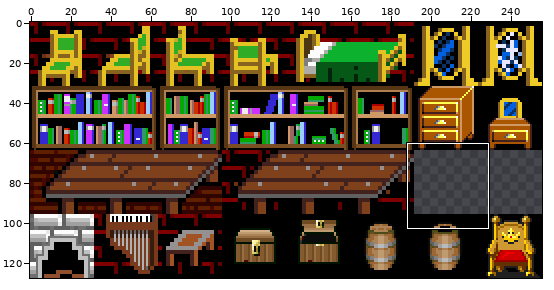
Two states of a sprite sheet, graphics/furniture.gif. The picture above shows the old version from afar; the outline marks the close-up.
Close-up. Before the commit:
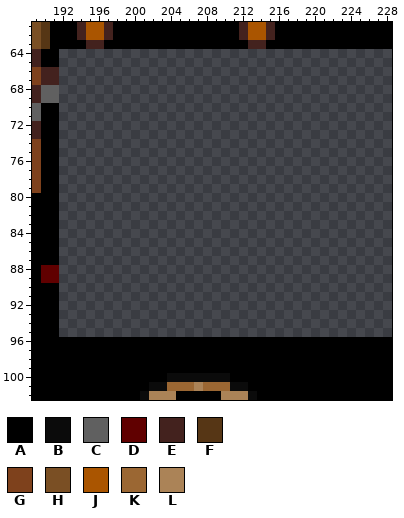
The file is 256x128 pixels. Colours within 5 levels of each other are drawn and written as one. Shown: x 189..228, y 61..102.
Palette (. is transparent): A #000000  B #0b0b0b  C #606060  D #600000  E #43221e  F #563615  G #7e411c  H #7a4f24  J #aa5500  K #9b6733  L #ab8357
Pixels before, first column x 189:
 61 HFAAAEJJEAAAAAAAAAAAAAAEJJEAAAAAAAAAAAAA
 62 HFAAAEJJEAAAAAAAAAAAAAAEJJEAAAAAAAAAAAAA
 63 HFAAAAEEAAAAAAAAAAAAAAAAEEAAAAAAAAAAAAAA
 64 EAA.....................................
 65 EAA.....................................
 66 GEE.....................................
 67 GEE.....................................
 68 ECC.....................................
 69 ECC.....................................
 70 CAA.....................................
 71 CAA.....................................
 72 EAA.....................................
 73 EAA.....................................
 74 GAA.....................................
 75 GAA.....................................
 76 GAA.....................................
 77 GAA.....................................
 78 GAA.....................................
 79 GAA.....................................
 80 AAA.....................................
 81 AAA.....................................
 82 AAA.....................................
 83 AAA.....................................
 84 AAA.....................................
 85 AAA.....................................
 86 AAA.....................................
 87 AAA.....................................
 88 ADD.....................................
 89 ADD.....................................
 90 AAA.....................................
 91 AAA.....................................
 92 AAA.....................................
 93 AAA.....................................
 94 AAA.....................................
 95 AAA.....................................
 96 AAAAAAAAAAAAAAAAAAAAAAAAAAAAAAAAAAAAAAAA
 97 AAAAAAAAAAAAAAAAAAAAAAAAAAAAAAAAAAAAAAAA
 98 AAAAAAAAAAAAAAAAAAAAAAAAAAAAAAAAAAAAAAAA
 99 AAAAAAAAAAAAAAAAAAAAAAAAAAAAAAAAAAAAAAAA
100 AAAAAAAAAAAAAAABBBBBBBAAAAAAAAAAAAAAAAAA
101 AAAAAAAAAAAAABBKKKLKKKBBAAAAAAAAAAAAAAAA
102 AAAAAAAAAAAABLLLAAAAALLLBAAAAAAAAAAAAAAA
After:
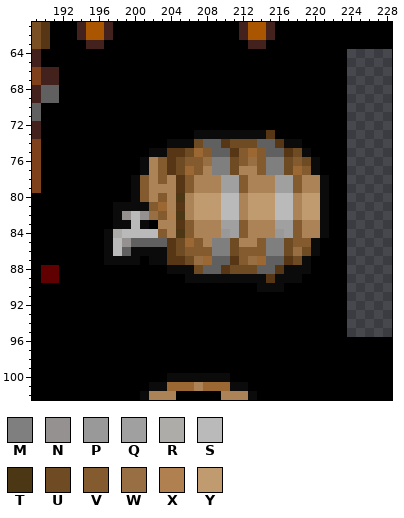
Colours new in this view: M #7f7f7f  N #959191  P #999999  Q #a0a0a0  R #adaca8  S #bababa  T #4b3713  U #6f4b23  V #835b2f  W #976f43  X #b08051  Y #bf9b6f
From old to new:
y 64..72: x 192..223 ................................ -> AAAAAAAAAAAAAAAAAAAAAAAAAAAAAAAA
y 73: x 192..223 ................................ -> AAAAAAAAAAAAAAABBBBBBBBFAAAAAAAA
y 74: x 192..223 ................................ -> AAAAAAAAAAAABBBUCCFUUUCCFBBAAAAA
y 75: x 192..223 ................................ -> AAAAAAAAAABBFFUKVCCFVKVCCFUBAAAA
y 76: x 192..223 ................................ -> AAAAAAAAABLVFUVVWMMUVWVMMUVUBAAA
y 77: x 192..223 ................................ -> AAAAAAAAABLVFUKVLMMULLVMMUKVBAAA
y 78: x 192..223 ................................ -> AAAAAAAABVLVLFVLLLQQVLLLQQVLLBAA
y 79: x 192..223 ................................ -> AAAAAAAABVLLLFVLLLQQVLLLQQVLLBAA
y 80: x 192..223 ................................ -> AAAAAAAABVLVLTLYYYSSLYYYSSLYYBAA
y 81: x 192..223 ................................ -> AAAAAABBBBVKLFLYYYSSLYYYSSLYYBAA
y 82: x 192..223 ................................ -> AAAAAABNSNWVXTLYYYSSLYYYSSLYYBAA
y 83: x 192..223 ................................ -> AAAAAABBSBALLFVLLLQQVLLLQQVLLBAA
y 84: x 192..223 ................................ -> AAAAABRSSSSVLTVLLLPQVLLLPQVLLBAA
y 85: x 192..223 ................................ -> AAAAABSNCCCCFUKVLMMULLVMMUVVBAAA
y 86: x 192..223 ................................ -> AAAAABSCBBBBFUVVVMMUVVVMMUWUBAAA
y 87: x 192..223 ................................ -> AAAAABBBBABBFFUWKCCFVWKCCFUBAAAA
y 88: x 192..223 ................................ -> AAAAAAAAAAAABBBUCCFUUUCCFBBBAAAA
y 89: x 192..223 ................................ -> AAAAAAAAAAAAAABBBBBBBBBFBBBAAAAA
y 90: x 192..223 ................................ -> AAAAAAAAAAAAAAAAAAAAAABBBAAAAAAA
y 91..95: x 192..223 ................................ -> AAAAAAAAAAAAAAAAAAAAAAAAAAAAAAAA
